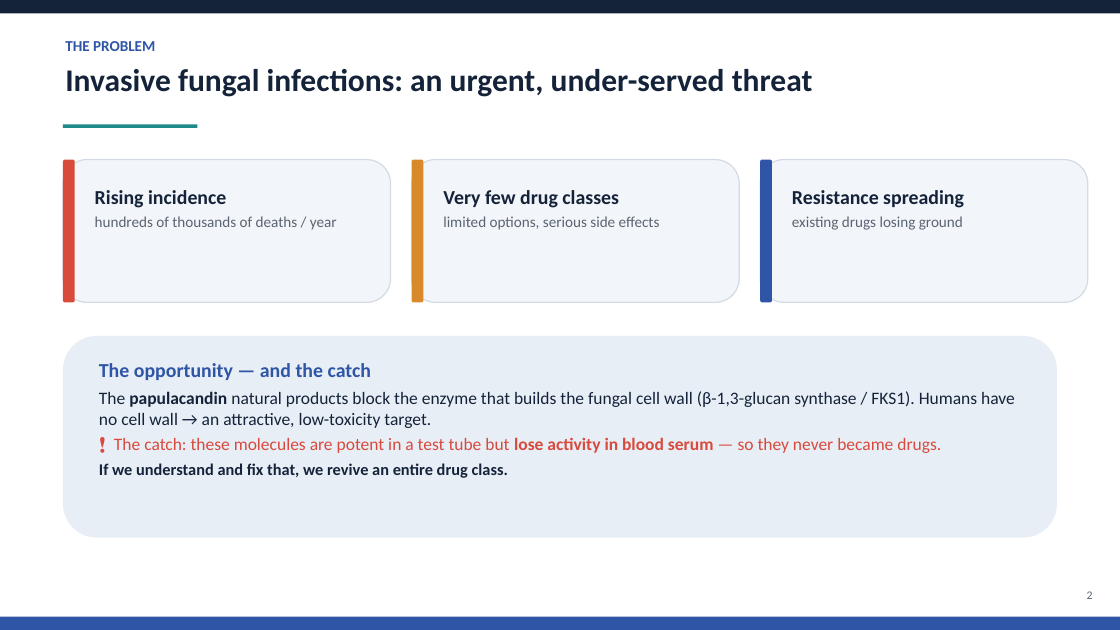
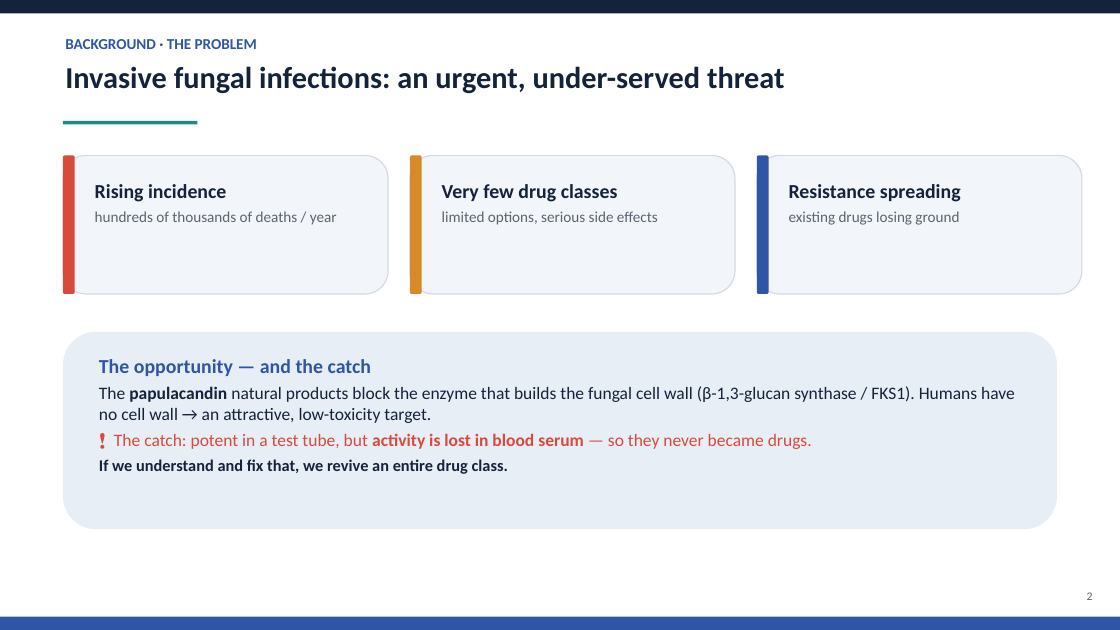
Before and after one commit to MrElss/Papulacandin, a slide deck: slide 2 of analysis/outputs/Papulacandin_promotion_report.pptx. Drawn at 1120x630 pixels with LibreOffice and Linux fonts; fonts in the diff are those of the drawing. Boxes give left, top, right and bottom in pixels: in the first picture for what was removed or moved away, otherwise in the second. Text is boxed around its words. In the diff, an @@ line names an element or a change of style, - is before the commit and + after.

```diff
--- a/analysis/outputs/Papulacandin_promotion_report.pptx
+++ b/analysis/outputs/Papulacandin_promotion_report.pptx
@@ text "Invasive fungal infections: an urgent, ..." at (x1=65, y1=66, x2=785, y2=93): size 27 to 26 pt @@
@@ text at (x1=65, y1=39, x2=257, y2=49): text changed @@
-THE PROBLEM
+BACKGROUND · THE PROBLEM
@@ 4 rounded rectangles, 2 texts, 1 rectangle moved together from (x1=63, y1=124, x2=739, y2=302) to (x1=63, y1=121, x2=735, y2=294) @@
@@ 2 rounded rectangles, 1 text moved together from (x1=760, y1=160, x2=1088, y2=302) to (x1=757, y1=155, x2=1082, y2=294) @@
@@ rounded rectangle resized from (x1=63, y1=336, x2=1057, y2=538) to (x1=63, y1=332, x2=1057, y2=529) @@
@@ text at (x1=114, y1=433, x2=812, y2=449): text changed @@
-❗ The catch: these molecules are potent in a test tube but lose activity in blood serum — so they never became drugs.
+❗ The catch: potent in a test tube, but activity is lost in blood serum — so they never became drugs.
```
Also in this commit, not shown: 8 other slides changed, 4 slides added, 2 slides removed, 9 other files.
